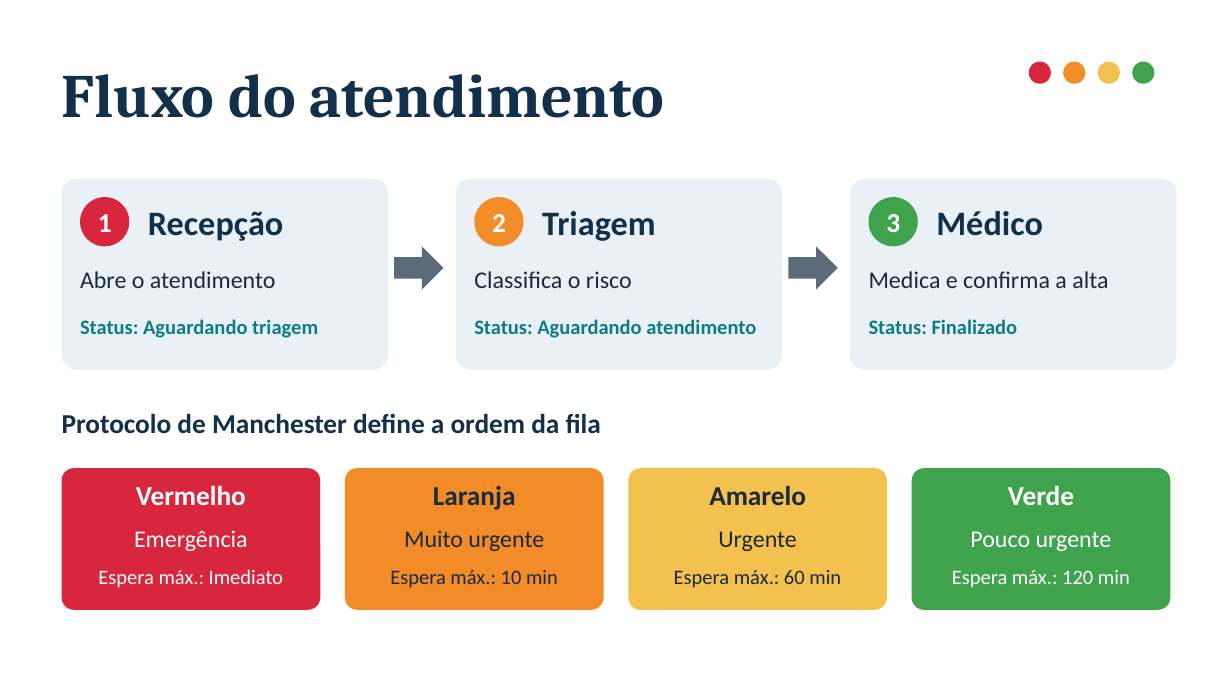
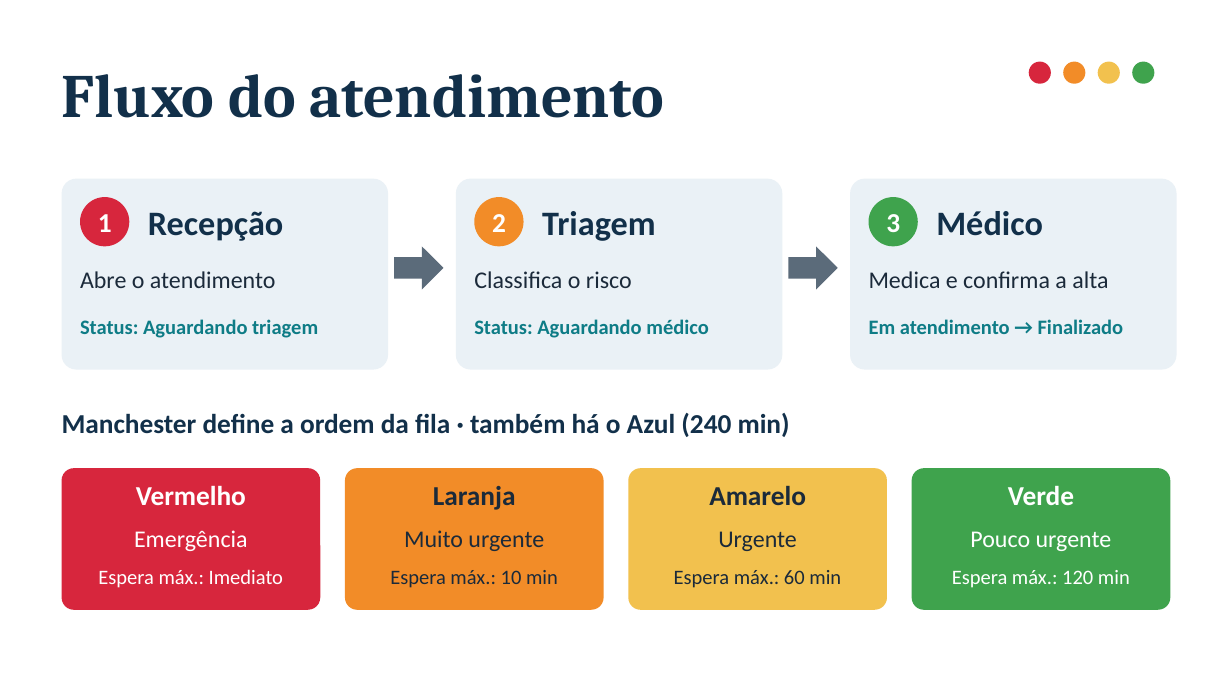
Before and after one commit to warley1137/PI2-SI-2026-Time04, a slide deck: slide 6 of Apresentacao_PI2_Time04_Pronto_Socorro.pptx. Drawn at 1232x693 pixels with LibreOffice and Linux fonts; fonts in the diff are those of the drawing. Boxes give left, top, right and bottom in pixels: in the first picture for what was removed or moved away, otherwise in the second. Text is boxed around its words. In the diff, an @@ line names an element or a change of style, - is before the commit and + after.

```diff
--- a/Apresentacao_PI2_Time04_Pronto_Socorro.pptx
+++ b/Apresentacao_PI2_Time04_Pronto_Socorro.pptx
@@ text at box(474, 319, 709, 338): text changed @@
-Status: Aguardando atendimento
+Status: Aguardando médico
@@ text at box(869, 319, 1124, 334): text changed @@
-Status: Finalizado
+Em atendimento → Finalizado
@@ text at box(62, 413, 790, 437): text changed @@
-Protocolo de Manchester define a ordem da fila
+Manchester define a ordem da fila · também há o Azul (240 min)
```
Also in this commit, not shown: 3 other slides changed.
